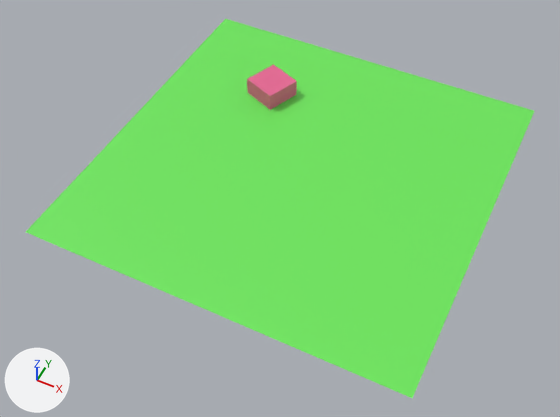
Renders of the Blender file assets/map.blend from each side of a commit.
Rendered twice from a camera (50 mm lens) standing at (12.1, -26.3, 29.1) and looking at (-0.1, -2.1, -1.3). Lighting does not change. The marker at lower left points along +X, +Y and +Z.

The scene before the commit, as lines of its bpy script (objects in view):
```python
me_cube_001 = bpy.data.meshes.new('Cube.001')
me_cube_001.from_pydata(...)  # a box spanning x -1.0..1.0, y -1.0..1.0, z -1.0..1.0
me_cube_001.materials.append(mat_box)  # pink #e76693
me_plane = bpy.data.meshes.new('Plane')
me_plane.from_pydata([(-1.0, -1.0, 0.0), (1.0, -1.0, 0.0), (-1.0, 1.0, 0.0), (1.0, 1.0, 0.0)], [], [(0, 1, 3, 2)])
me_plane.materials.append(mat_field)  # green #6de75b
ob_cube = bpy.data.objects.new('Cube', me_cube_001)
ob_cube.location = (-3.96, 4.71, 0.0)
ob_cube.rotation_euler = (0.0, 0.0, -0.386)  # degrees (0, 0, -22)
ob_plane = bpy.data.objects.new('Plane', me_plane)
ob_plane.location = (0.0, 0.0, 0.0)
ob_plane.scale = (10.0, 10.0, 10.0)
```
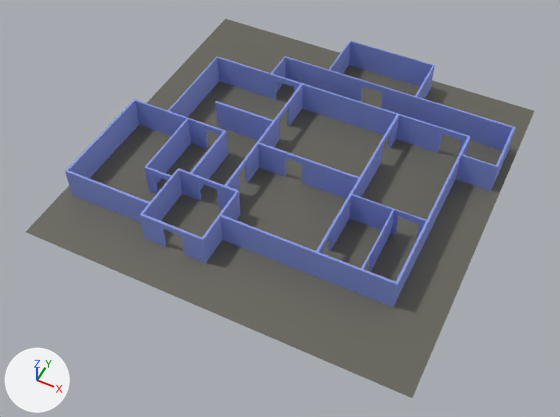
The newer file is also rescaled (x2.909), turned or shifted as a whole; pictures and numbers use the older file's frame.

Location of each change, (x1, y1, x2, y2) in pixels of the pictures (560 x 417 px):
'Plane', recoloured (green to grey): (26, 19, 534, 398) in both
'Room', added (blue): after (65, 40, 516, 307)
'Cube', deleted: before (247, 65, 297, 110)

The change, as a list of edits to the scene's bpy script:
```text
Add mat_material_001:
    mat_material_001 = principled_material('Material.001')
    mat_material_001.base_color = (0.132, 0.128, 0.101)  # dark grey #666459
Add mat_room:
    mat_room = principled_material('Room')
    mat_room.base_color = (0.251, 0.325, 0.8)  # blue #899ae7
Change me_plane:
    where me_plane.from_pydata(...)  # 4 vertices, 1 face; spans x -1.0..1.0, y -1.0..1.0, z 0.0
    remove me_plane.materials.append(mat_field)  # green #6de75b
    add me_plane.materials.append(mat_material_001)  # dark grey #666459
Add me_plane_001:
    me_plane_001.from_pydata(...)  # 636 vertices, 656 faces; spans x -3.85..7.23, y -1.0..8.85, z 0.0..1.0
    me_plane_001.materials.append(mat_room)  # blue #899ae7
Remove ob_cube:
    ob_cube = bpy.data.objects.new('Cube', me_cube_001)
    ob_cube.location = (-3.96, 4.71, 0.0)
    ob_cube.rotation_euler = (0.0, 0.0, -0.386)  # degrees (0, 0, -22)
Add ob_room:
    ob_room = bpy.data.objects.new('Room', me_plane_001)
    ob_room.location = (-2.87, -6.0, 0.0)
    ob_room.scale = (1.72, 1.72, 1.72)
```
